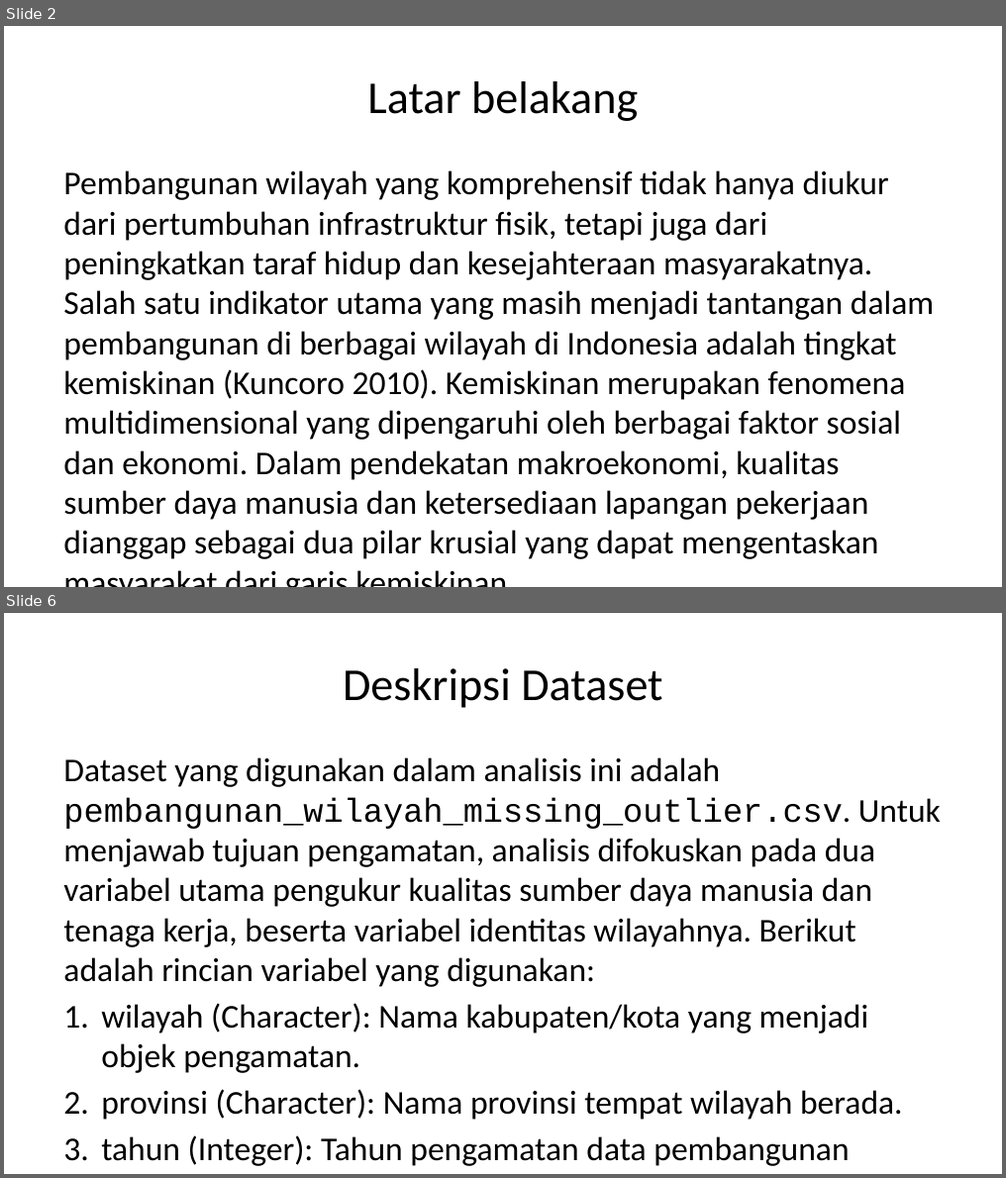
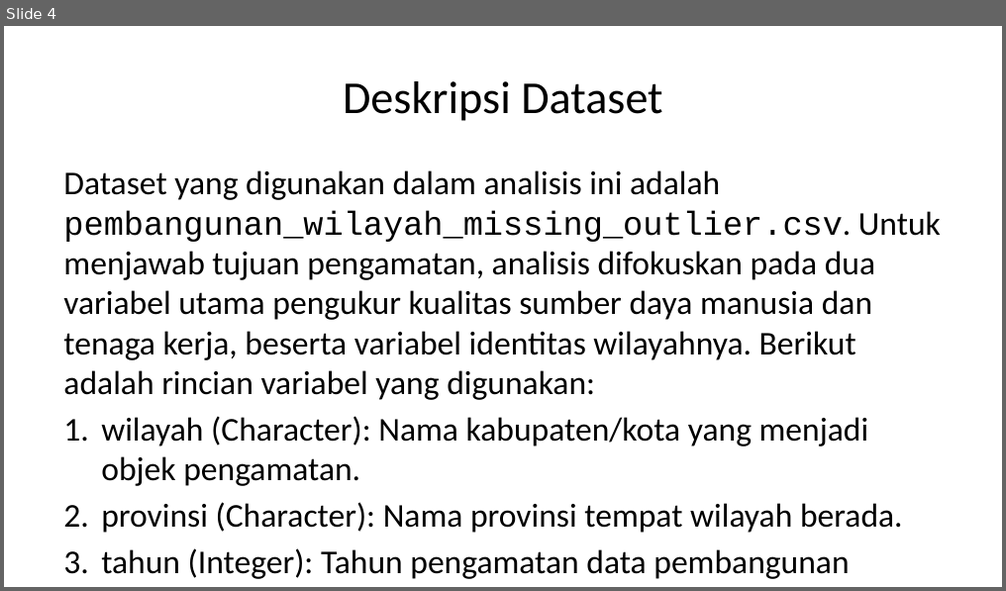
Before and after one commit to inbloom21/probstatproyekakhir, a slide deck: dokumen/PPT-Laporan.pptx. Shown one above the other, each under a label of ours: slides 2 and 6 before the commit, slide 4 after it; the slides between them are not shown. The pictures are 1006x1178 and 1006x591 pixels, drawn with LibreOffice and Linux fonts; fonts in the diff are those of the drawing. Boxes give left, top, right and bottom in pixels: in the first picture for what was removed or moved away, otherwise in the second. Text is boxed around its words. In the diff, an @@ line names an element or a change of style, - is before the commit and + after.

```diff
--- a/dokumen/PPT-Laporan.pptx
+++ b/dokumen/PPT-Laporan.pptx
@@ slide 2 removed at box(4, 26, 1002, 587), background #FFFFFF @@
@@ title removed at box(367, 81, 638, 121) @@
-Latar belakang
@@ text removed at box(63, 171, 934, 560) @@
-Pembangunan wilayah yang komprehensif tidak hanya diukur dari pertumbuhan infrastruktur fisik, tetapi juga dari peningkatkan taraf hidup dan kesejahteraan masyarakatnya. Salah satu indikator utama yang masih menjadi tantangan dalam pembangunan di berbagai wilayah di Indonesia adalah tingkat kemiskinan (Kuncoro 2010). Kemiskinan merupakan fenomena multidimensional yang dipengaruhi oleh berbagai faktor sosial dan ekonomi. Dalam pendekatan makroekonomi, kualitas sumber daya manusia dan ketersediaan lapangan pekerjaan dianggap sebagai dua pilar krusial yang dapat mengentaskan masyarakat dari garis kemiskinan.
@@ what was slide 6 is now slide 4 @@
```
Also in this commit, not shown: 3 slides changed, 1 slide added, 3 other slides removed, 2 other files.
